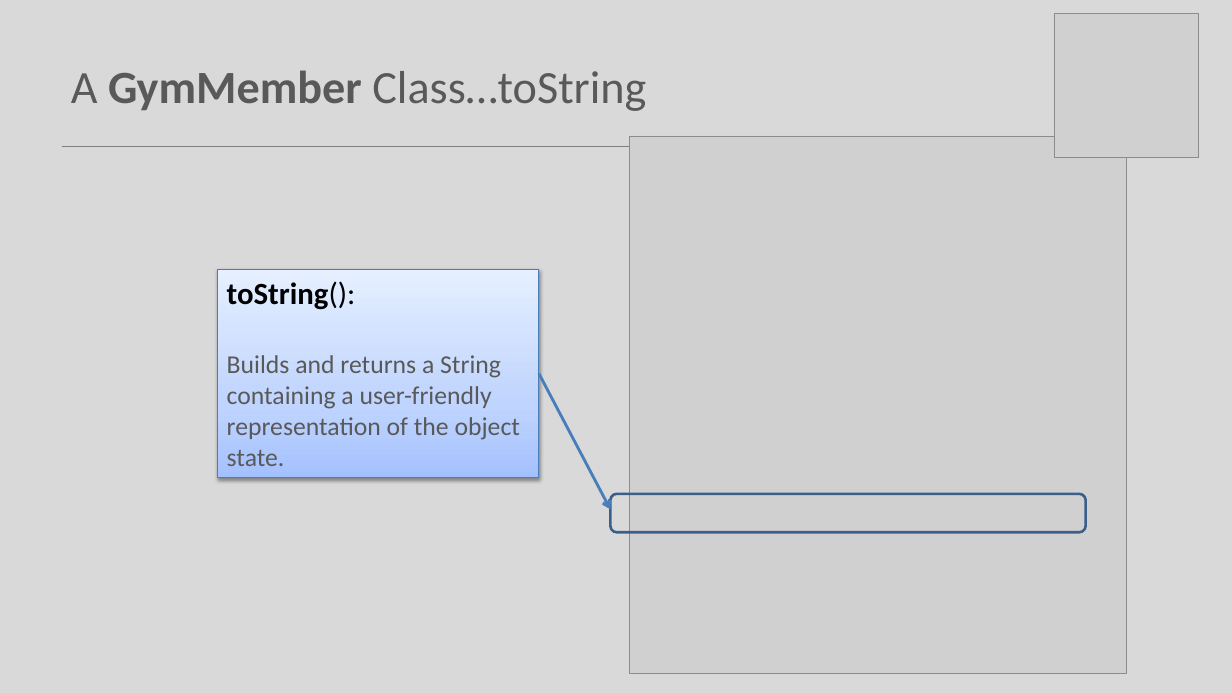
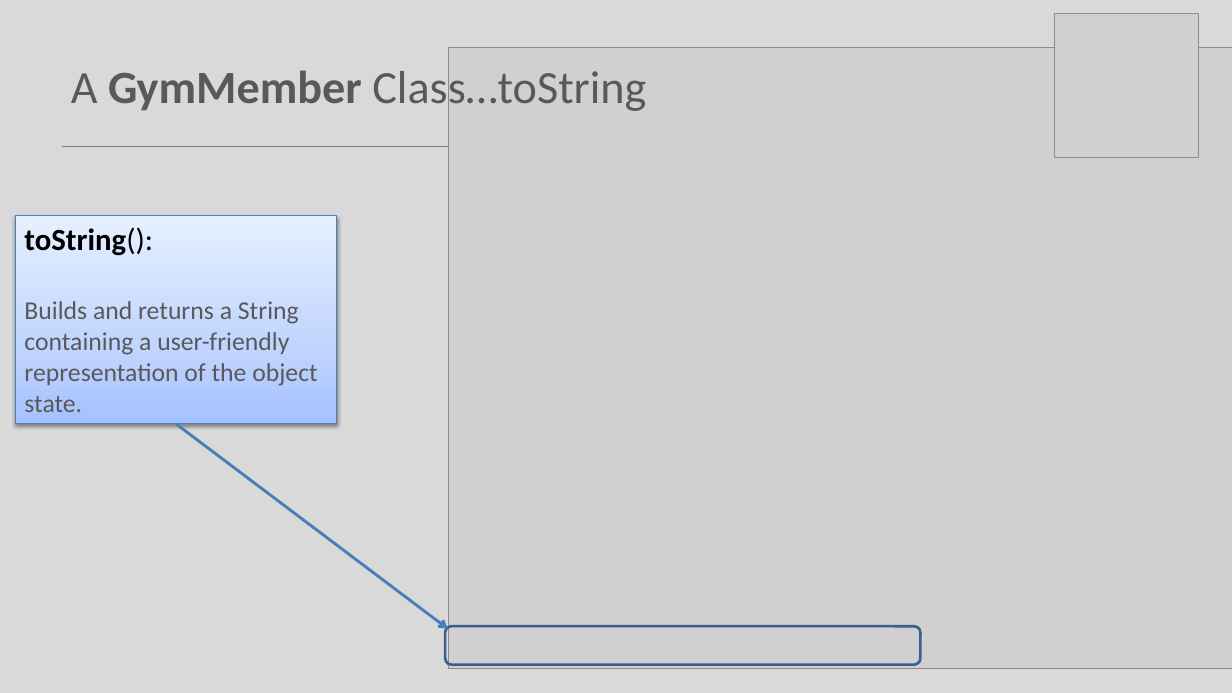
Before and after one commit to Programming-Fundamentals-SETU/prog-fund-1-sept-25, a slide deck: slide 26 of topic08-arrays-of-objects/unit-1/talk-2-gym-app/oo-gym-v1.pptx (slide 30 before the commit). Drawn at 1232x693 pixels with LibreOffice and Linux fonts; fonts in the diff are those of the drawing; grey boxes stand for pictures. Boxes give left, top, right and bottom in pixels: in the first picture for what was removed or moved away, otherwise in the second. Text is boxed around its words. In the diff, an @@ line names an element or a change of style, - is before the commit and + after.

```diff
--- a/topic08-arrays-of-objects/unit-1/talk-2-gym-app/oo-gym-v1.pptx
+++ b/topic08-arrays-of-objects/unit-1/talk-2-gym-app/oo-gym-v1.pptx
@@ picture added at bbox=[449, 47, 1232, 668] @@
@@ picture removed at bbox=[629, 136, 1127, 674] @@
@@ rectangle "toString():": place and size @@
-rectangle "toString():" at bbox=[218, 270, 540, 479]
+rectangle "toString():" at bbox=[16, 215, 337, 424]
@@ arrow moved from (539, 373) - (611, 509) to (177, 424) - (448, 628) @@
@@ rounded rectangle: place and size @@
-rounded rectangle at bbox=[611, 494, 1086, 532]
+rounded rectangle at bbox=[445, 627, 921, 665]
```
Also in this commit, not shown: 14 other slides changed, 4 slides removed, 10 other files.
